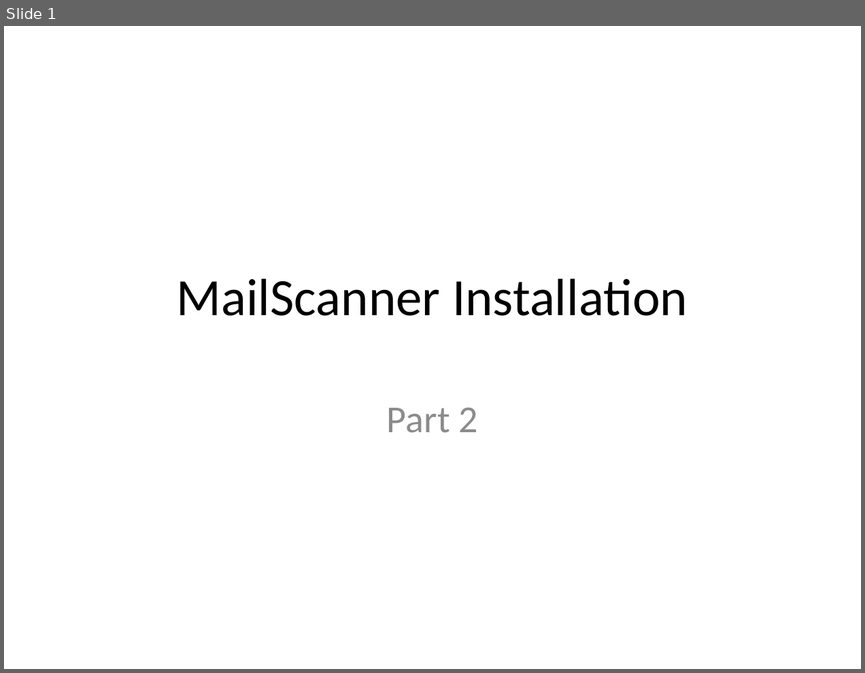
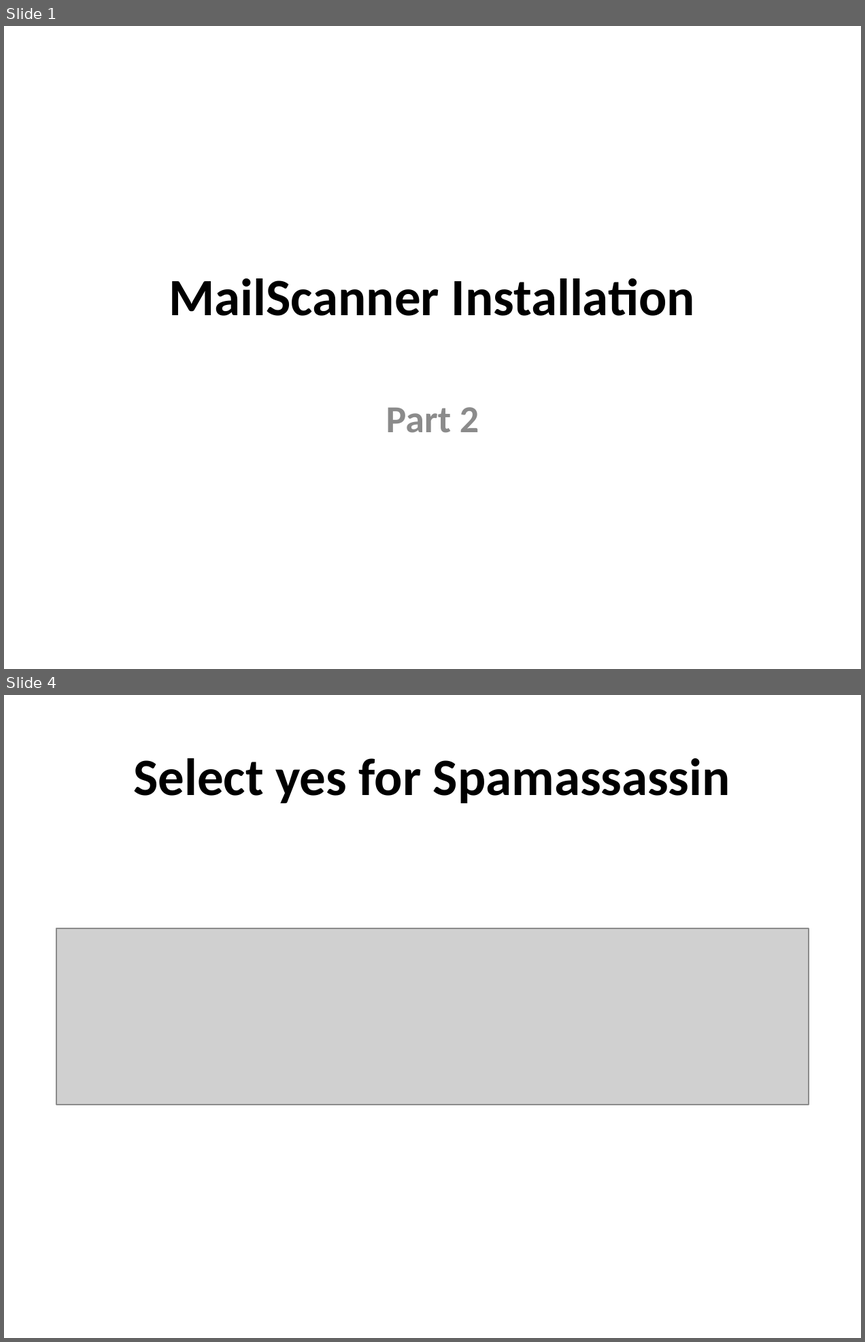
Before and after one commit to afnog/sse, a slide deck: postfix/mailfilter-pt2.pptx. Shown one above the other, each under a label of ours: slide 1 before the commit, slides 1 and 4 after it; the slides between them are not shown. The pictures are 865x673 and 865x1342 pixels, drawn with LibreOffice and Linux fonts; fonts in the diff are those of the drawing; grey boxes stand for pictures. Boxes give left, top, right and bottom in pixels: in the first picture for what was removed or moved away, otherwise in the second. Text is boxed around its words. In the diff, an @@ line names an element or a change of style, - is before the commit and + after.

```diff
--- a/postfix/mailfilter-pt2.pptx
+++ b/postfix/mailfilter-pt2.pptx
@@ slide 4 added at <box>4,695,861,1338</box>, background #FFFFFF @@
@@ title added at <box>133,758,730,803</box>, 44 pt, text #000000, bold @@
+Select yes for Spamassassin
@@ picture added at <box>56,928,808,1104</box> @@
@@ slide 1 changed as well @@
@@ title "MailScanner Installation" at <box>169,278,695,316</box>: bold on @@
@@ subtitle "Part 2" at <box>386,407,479,433</box>: bold on @@
```
Also in this commit, not shown: 2 other slides changed, 8 other slides added, 12 slides removed.
